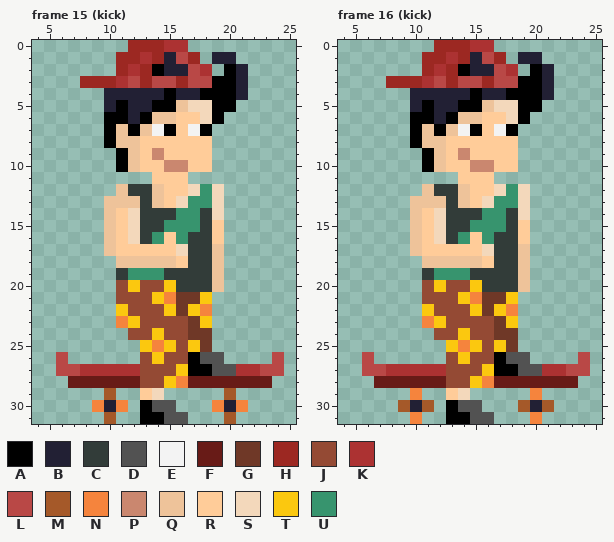
Pixel-art file, stored at ART/Sk8board Runner/BRONYEAGLE.aseprite. That is the earlier state.
32x32 pixels, 18 frames. Shown: frame 15 (kick): x 4..25, y 0..31; frame 16 (kick): x 4..25, y 0..31. The commit also changed other frames, which this record leaves out.
Visible layers, top first: "Player", "Skateboard".
Palette (. is transparent): A #000000  B #222034  C #323c39  D #525252  E #f3f3f3  F #681b17  G #6f3827  H #9c2822  J #944a34  K #ac3232  L #b94846  M #a55929  N #f5843d  P #ca876f  Q #eec39a  R #ffcc99  S #f3d8bb  T #fbc80f  U #37946e
Pixels before, frame 15 (kick), first column x 6:
 0 ......HHHKK........
 1 .....HHKHBLH.BB....
 2 .....HKHABBLK.AB...
 3 ..HHHKLHLLHLLAAB...
 4 ....BBBBBABBAAAB...
 5 ....BABBAAQSSAA....
 6 ....AABAQQRRSA.....
 7 ....AQAQEAREA......
 8 ....AQQRRRRRR......
 9 .....AQRPRRRR......
10 .....AQRRPPRR......
11 ........RRR........
12 .....QCCQRRSUS.....
13 ....QQQCQRSUUS.....
14 ....QRSCCCUUCS.....
15 ....QRSCCUUUCR.....
16 ....QRSCURUCCR.....
17 ....QRRRRRSCCQ.....
18 .....QQQQQRCCQ.....
19 .....CUUUCCCCQ.....
20 .....JTJJTCCCQ.....
21 .....JJJTNGGT......
22 .....TJJJTGTN......
23 .....NTJJJJGT......
24 ......JJTJJGG......
25 .......TNTJTG......
26 L......JTJJADD....L
27 LLKKKKKJJJTAADDKKLL
28 .FFFFFFJJTNFFFFFFF.
29 ....M..RS.....M....
30 ...NBN.ADD...NBN...
31 ....M..AADD...M....
Pixels before, frame 16 (kick), first column x 6:
 0 ......HHHKK........
 1 .....HHKHBLH.BB....
 2 .....HKHABBLK.AB...
 3 ..HHHKLHLLHLLAAB...
 4 ....BBBBBABBAAAB...
 5 ....BABBAAQSSAA....
 6 ....AABAQQRRSA.....
 7 ....AQAQEAREA......
 8 ....AQQRRRRRR......
 9 .....AQRPRRRR......
10 .....AQRRPPRR......
11 ........RRR........
12 .....QCCQRRSUS.....
13 ....QQQCQRSUUS.....
14 ....QRSCCCUUCS.....
15 ....QRSCCUUUCR.....
16 ....QRSCURUCCR.....
17 ....QRRRRRSCCQ.....
18 .....QQQQQRCCQ.....
19 .....CUUUCCCCQ.....
20 .....JTJJTCCCQ.....
21 .....JJJTNGGT......
22 .....TJJJTGTN......
23 .....NTJJJJGT......
24 ......JJTJJGG......
25 .......TNTJTG......
26 L......JTJJADD....L
27 LLKKKKKJJJTAADDKKLL
28 .FFFFFFJJTNFFFFFFF.
29 ....N..RS.....N....
30 ...MBM.ADD...MBM...
31 ....N..AADD...N....
Once edited:
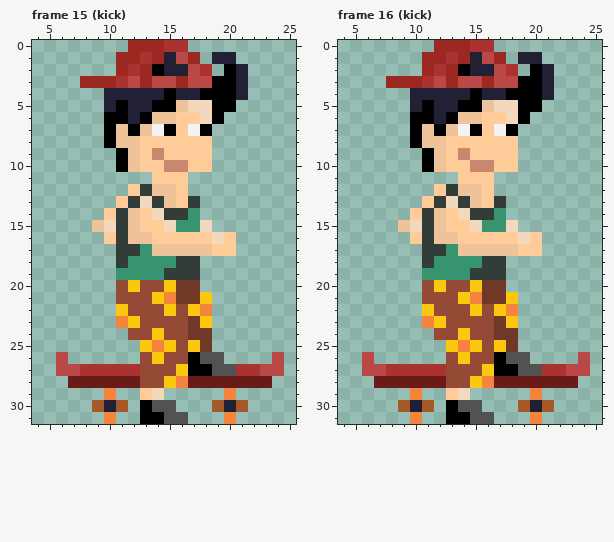
Log entry: grind board & boost update
Edits made:
Changed rows in their new state; - is an unchanged pixel.
Frame 15 (kick), layers "Player", "Skateboard":
first column x 9:
12 --.R--Q-...-
13 -.RCSCQRC..-
14 -RCQRS-C-..-
15 QSCQRRS--S.-
16 -RCQQR-RRRSR
17 -.CCUQQQQQRR
18 --CUUUUC-..-
19 --U------..-
20 -------GG..-
22 -------J----
first column x 9:
29 -N---------N-
30 M-M-------M-M
31 -N---------N-
Frame 16 (kick), layer "Player":
first column x 9:
12 --.R--Q-...-
13 -.RCSCQRC..-
14 -RCQRS-C-..-
15 QSCQRRS--S.-
16 -RCQQR-RRRSR
17 -.CCUQQQQQRR
18 --CUUUUC-..-
19 --U------..-
20 -------GG..-
22 -------J----
Changed places in both pictures, as pixel boxes (x1, y1, x2, y2):
changed: (92, 184, 236, 316)
changed: (92, 388, 128, 424)
changed: (212, 388, 248, 424)
changed: (398, 184, 542, 316)
